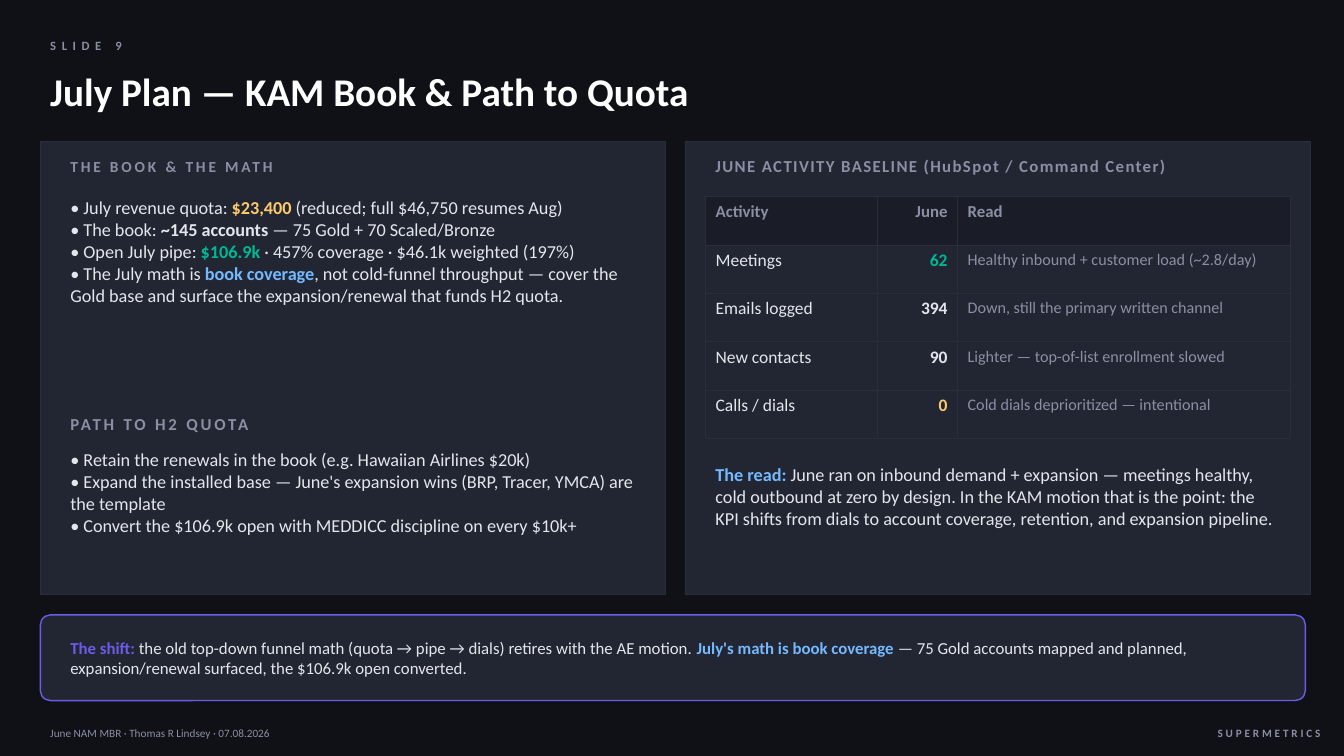
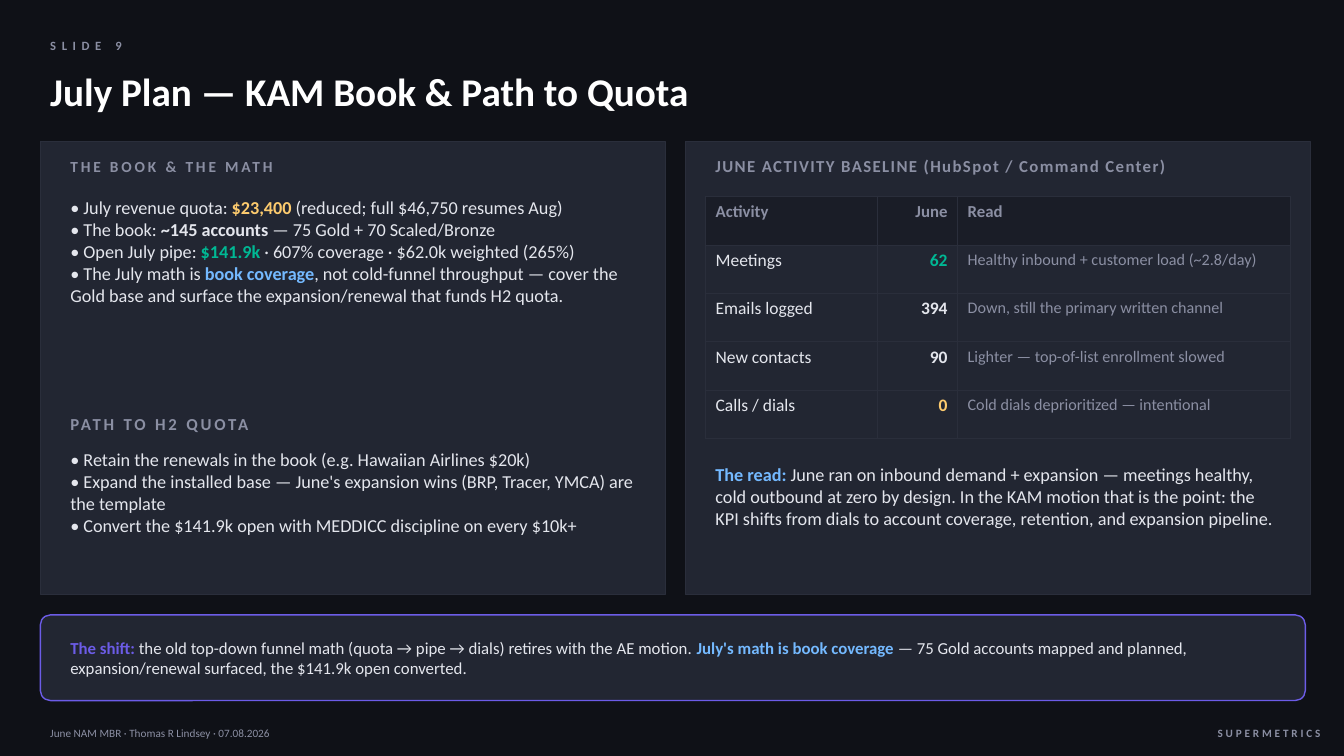
Before and after one commit to thommi2phones/Sales-Coach, a slide deck: slide 9 of June_2026_NAM_MBR.pptx. Drawn at 1344x756 pixels with LibreOffice and Linux fonts; fonts in the diff are those of the drawing. Boxes give left, top, right and bottom in pixels: in the first picture for what was removed or moved away, otherwise in the second. Text is boxed around its words. In the diff, an @@ line names an element or a change of style, - is before the commit and + after.

```diff
--- a/June_2026_NAM_MBR.pptx
+++ b/June_2026_NAM_MBR.pptx
@@ text at [70,201,618,305]: text changed @@
-• July revenue quota: $23,400 (reduced; full $46,750 resumes Aug)
-• The book: ~145 accounts — 75 Gold + 70 Scaled/Bronze
-• Open July pipe: $106.9k · 457% coverage · $46.1k weighted (197%)
-• The July math is book coverage, not cold-funnel throughput — cover the Gold base and surface the expansion/renewal that funds H2 quota.
+• July revenue quota: $23,400 (reduced; full $46,750 resumes Aug)
+• The book: ~145 accounts — 75 Gold + 70 Scaled/Bronze
+• Open July pipe: $141.9k · 607% coverage · $62.0k weighted (265%)
+• The July math is book coverage, not cold-funnel throughput — cover the Gold base and surface the expansion/renewal that funds H2 quota.
@@ text at [70,453,633,535]: text changed @@
-• Retain the renewals in the book (e.g. Hawaiian Airlines $20k)
-• Expand the installed base — June's expansion wins (BRP, Tracer, YMCA) are the template
-• Convert the $106.9k open with MEDDICC discipline on every $10k+
+• Retain the renewals in the book (e.g. Hawaiian Airlines $20k)
+• Expand the installed base — June's expansion wins (BRP, Tracer, YMCA) are the template
+• Convert the $141.9k open with MEDDICC discipline on every $10k+
@@ text at [70,642,1187,677]: text changed @@
-The shift: the old top-down funnel math (quota → pipe → dials) retires with the AE motion. July's math is book coverage — 75 Gold accounts mapped and planned, expansion/renewal surfaced, the $106.9k open converted.
+The shift: the old top-down funnel math (quota → pipe → dials) retires with the AE motion. July's math is book coverage — 75 Gold accounts mapped and planned, expansion/renewal surfaced, the $141.9k open converted.
```
Also in this commit, not shown: 5 other slides changed, 1 other file.
